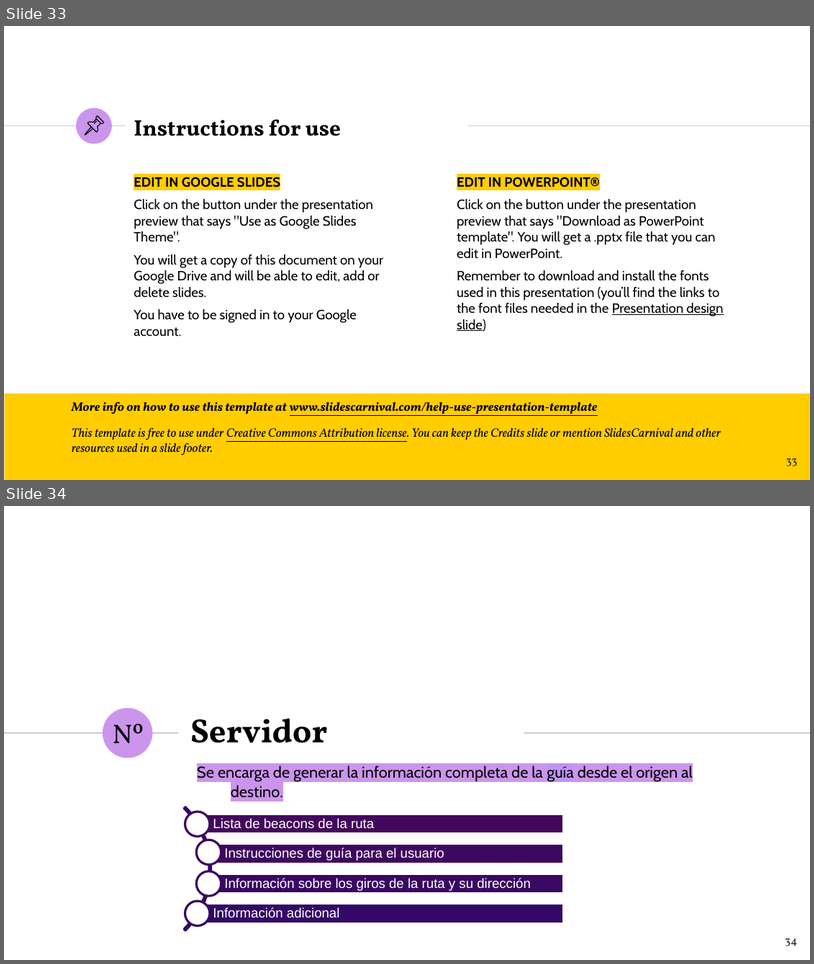
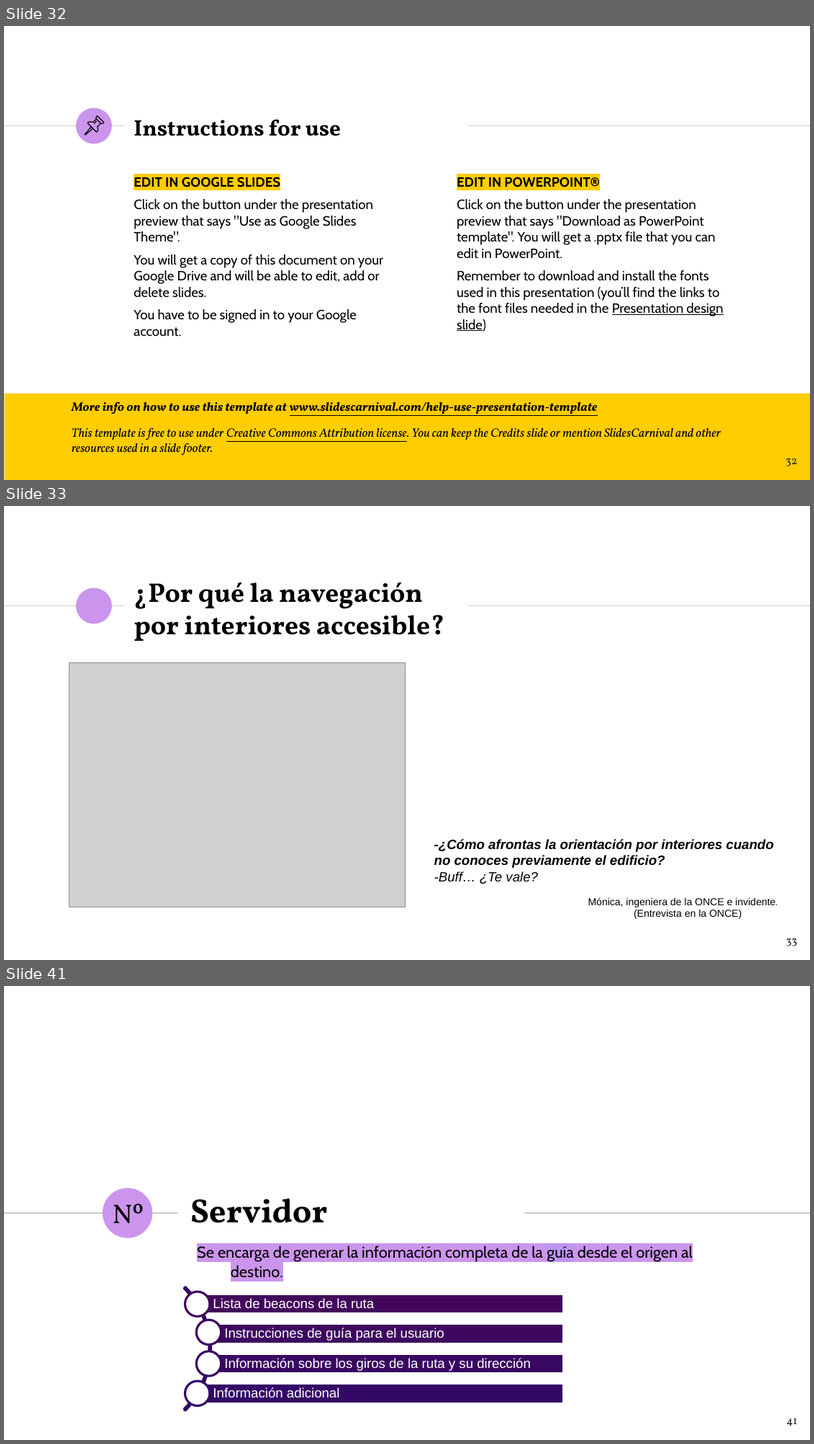
Before and after one commit to NILGroup/TFG-1920-DiscapacidadVisual, a slide deck: Defensa/Viola · SlidesCarnival_DiaposClara.pptx. Shown one above the other, each under a label of ours: slides 33 and 34 before the commit, slides 32, 33 and 41 after it; the slides between them are not shown. The pictures are 814x964 and 814x1444 pixels, drawn with LibreOffice and Linux fonts; fonts in the diff are those of the drawing; grey boxes stand for pictures. Boxes give left, top, right and bottom in pixels: in the first picture for what was removed or moved away, otherwise in the second. Text is boxed around its words. In the diff, an @@ line names an element or a change of style, - is before the commit and + after.

```diff
--- a/Defensa/Viola · SlidesCarnival_DiaposClara.pptx
+++ b/Defensa/Viola · SlidesCarnival_DiaposClara.pptx
@@ slide 33 added at [4,506,810,960], background #FFFFFF; not listed: 3 template elements that a slide beside it also shows @@
@@ title added at [134,582,445,641], 24 pt, text #000000, bold @@
+¿Por qué la navegación por interiores accesible?
@@ picture added at [70,662,406,907] @@
@@ text added at [435,839,774,883], 12 pt, text #000000, bold, italic @@
+-¿Cómo afrontas la orientación por interiores cuando no conoces previamente el edificio?
+-Buff… ¿Te vale?
@@ text added at [589,897,776,919], 9 pt, text #000000 @@
+Mónica, ingeniera de la ONCE e invidente.
+(Entrevista en la ONCE)
@@ page number added at [787,938,798,946], 10 pt, text #1D1D1B @@
+33
@@ what was slide 33 is now slide 32 @@
@@ page number at [786,458,797,466]: text changed @@
-33
+32
@@ what was slide 34 is now slide 41 @@
@@ page number at [787,1418,797,1426]: text changed @@
-34
+41
```
Also in this commit, not shown: 6 slides changed, 7 other slides added, 1 slide removed, 23 other files.
